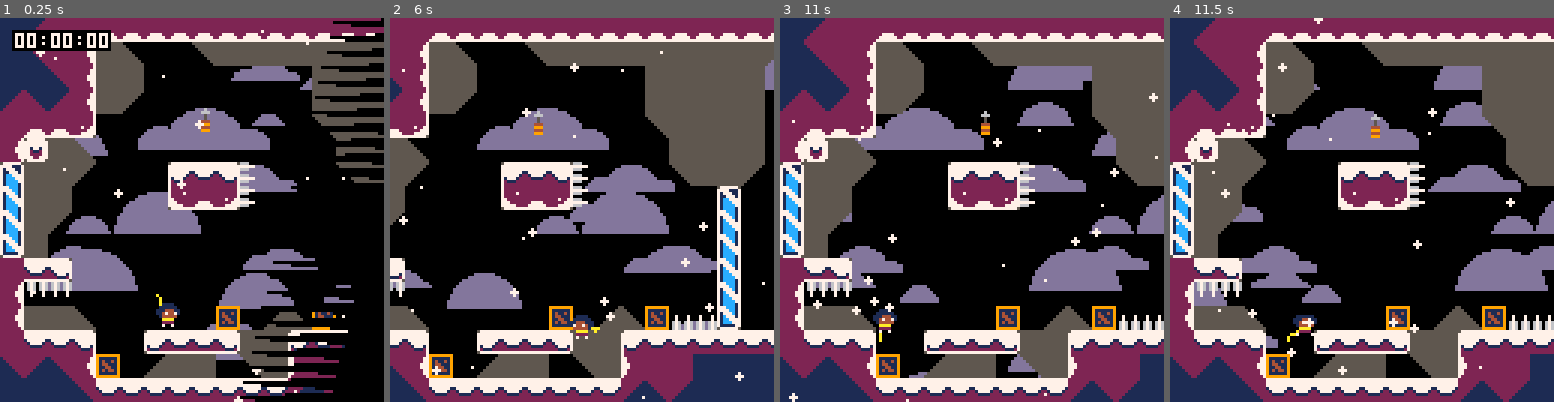
Above: before the commit, frames 1-4 (left to right).
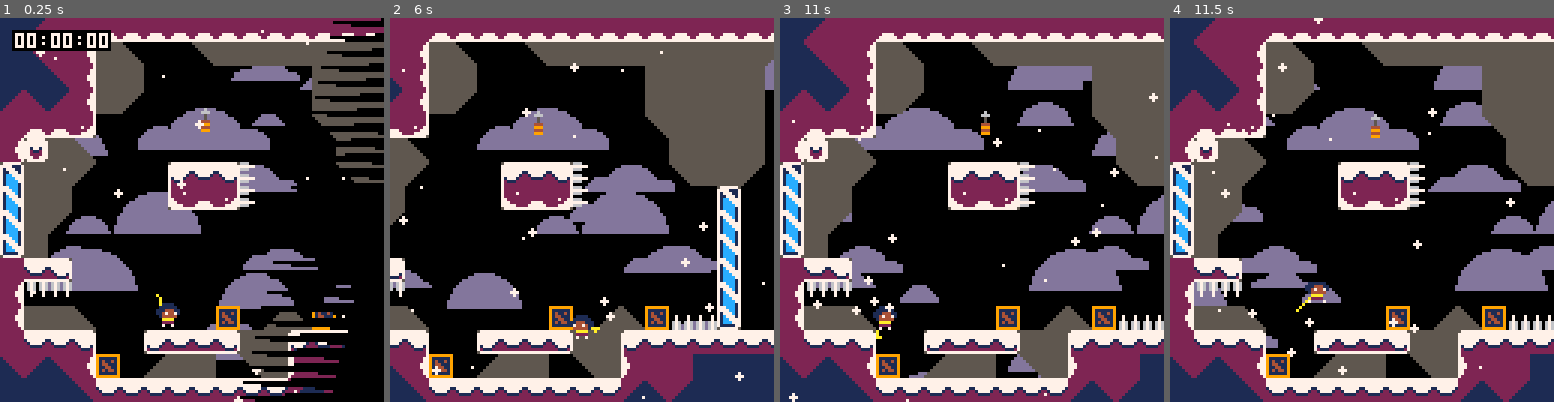
Above: after the commit, the same moments.

Repository: ExOK/Celeste2
Game: PICO-8 cartridge celeste2.p8
Two runs of this game, one before a commit and one after it. Both use one fixed random seed, a clock stepped at 60 frames per second and the inputs below.
Inputs:
- Up to frame 1 (0.25 s): no input
- Up to frame 2 (6 s): tap X (X key) at 0.33, 1.07, 1.85, 2.97, 4.08, 5.2 s; tap O (Z key) at 0.7, 1.7, 2.1, 2.5, 2.9, 3.3, 3.7, 4.1, 4.5, 4.9, 5.3, 5.7 s; hold Right 1.6-2.1 s; hold Up 2.15-2.42 s; hold Right 2.47-3.03 s; hold Left 3.08-3.58 s; hold Down 3.63-3.97 s; hold Right 4.02-4.68 s; hold Up 4.73-5.03 s; hold Left 5.08-5.68 s; hold Down from 5.73 s (still down)
- Up to frame 3 (11 s): release Down at 6.03 s; hold Right 6.08-6.58 s; tap O (Z key) every 0.4 s from 6.1 to 10.9 s; tap X (X key) every 1.12 s from 6.32 to 10.78 s; hold Right 6.63-7.13 s; hold Up 7.18-7.45 s; hold Right 7.5-8.07 s; hold Left 8.12-8.62 s; hold Down 8.67-9 s; hold Right 9.05-9.72 s; hold Up 9.77-10.07 s; hold Left 10.12-10.72 s; hold Down from 10.77 s (still down)
- Up to frame 4 (11.5 s): release Down at 11.07 s; hold Right from 11.12 s (still down); tap O (Z key) at 11.3 s

Frames 1-2 are identical in both runs. In frame 3, 0.2% of the frame differs, in the area x 24-31%, y 75-85%; in frame 4, 0.5%, in the area x 30-42%, y 68-85%.

Commit message:
can now jump out of grapple

Diff:
--- a/object.lua
+++ b/object.lua
@@ -22,7 +22,7 @@
 object.hazard = 0
 object.facing = 1
 
-object.move_x = function(self, x)
+object.move_x = function(self, x, no_func)
 	self.remainder_x += x
 	local mx = flr(self.remainder_x + 0.5)
 	self.remainder_x -= mx
@@ -32,7 +32,9 @@
 	while (mx != 0)
 	do
 		if (self:check_solid(mxs, 0)) then
-			self:on_collide_x(total - mx, total)
+			if (not no_func) then
+				self:on_collide_x(total - mx, total)
+			end
 			break
 		else
 			self.x += mxs
@@ -41,7 +43,7 @@
 	end
 end
 
-object.move_y = function(self, y)
+object.move_y = function(self, y, no_func)
 	self.remainder_y += y
 	local my = flr(self.remainder_y + 0.5)
 	self.remainder_y -= my
@@ -51,7 +53,9 @@
 	while (my != 0)
 	do
 		if (self:check_solid(0, mys)) then
-			self:on_collide_y(total - my, total)
+			if (not no_func) then
+				self:on_collide_y(total - my, total)
+			end
 			break
 		else
 			self.y += mys
--- a/player.lua
+++ b/player.lua
@@ -71,6 +71,7 @@
 	self.var_jump_speed = self.speed_y
 	self.t_var_jump = 4
 	self.facing = dir
+	self:move_x(-dir * 3, true)
 end
 
 --[[
@@ -201,7 +202,7 @@
 				self.var_jump_speed = self.speed_y
 				self.t_var_jump = 4
 				self.t_jump_grace = 0
-				self:move_y(self.jump_grace_y - self.y)
+				self:move_y(self.jump_grace_y - self.y, true)
 			elseif (self:check_solid(2, 0)) then
 				self:wall_jump(-1)
 			elseif (self:check_solid(-2, 0)) then
@@ -258,11 +259,24 @@
 		self.speed_x = approach(self.speed_x, self.grapple_dir * 5, 0.25)
 		self.speed_y = approach(self.speed_y, 0, 0.4)
 
+		-- wall pose
 		if (self:check_solid(self.grapple_dir, 0)) then
 			self.frame = 2
-			if (consume_jump_press()) then
+		end
+
+		-- wall jump
+		if (consume_jump_press()) then
+			if (self:check_solid(self.grapple_dir * 3, 0)) then
 				self.state = 0
 				self:wall_jump(-self.grapple_dir)
+			else
+				self.state = 0
+				self.speed_y = -3
+				self.var_jump_speed = self.speed_y
+				self.t_var_jump = 4
+				if (abs(self.speed_x) > 5) then
+					self.speed_x = sgn(self.speed_x) * 5
+				end
 			end
 		end
 
